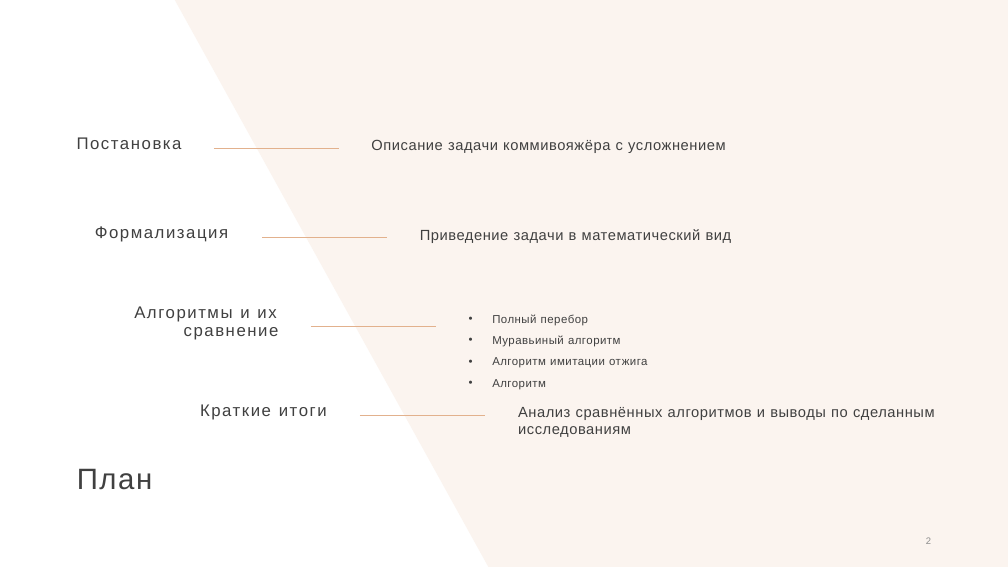
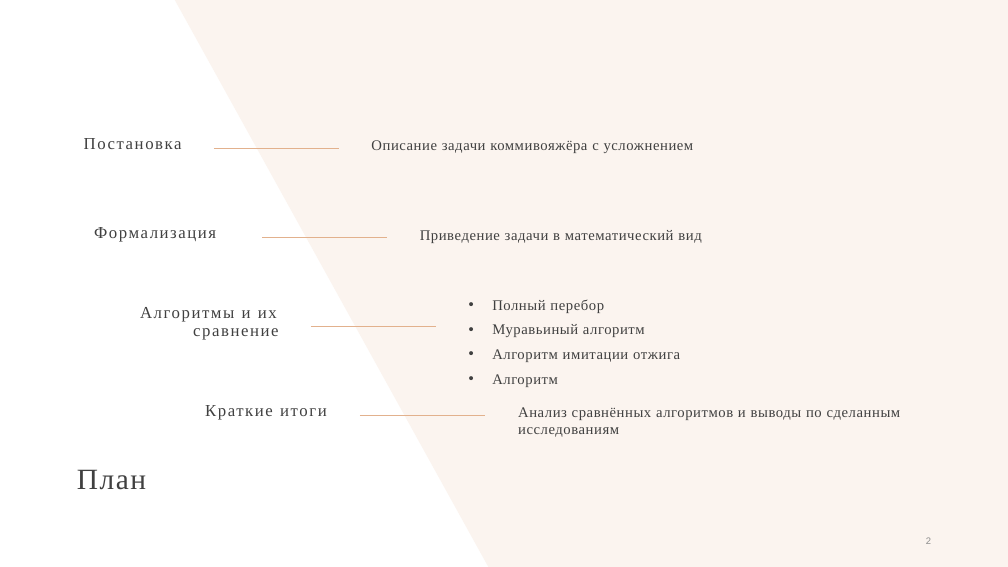
Before and after one commit to IMZolin/Opt-methods-coursework, a slide deck: slide 2 of Gvozdev_Zolin_Khlamkin.pptx. Drawn at 1008x567 pixels with LibreOffice and Linux fonts; fonts in the diff are those of the drawing. Boxes give left, top, right and bottom in pixels: in the first picture for what was removed or moved away, otherwise in the second. Text is boxed around its words. In the diff, an @@ line names an element or a change of style, - is before the commit and + after.

```diff
--- a/Gvozdev_Zolin_Khlamkin.pptx
+++ b/Gvozdev_Zolin_Khlamkin.pptx
@@ text "Полный перебор": place and size @@
-text "Полный перебор" at box(492, 314, 647, 390)
+text "Полный перебор" at box(492, 300, 680, 387)
@@ text "Полный перебор" at box(492, 300, 680, 387): size 10.8 to 14 pt, font Arial to Times New Roman @@
@@ font Arial to Times New Roman in 8 elements at box(77, 469, 146, 490), box(12, 123, 189, 165), box(205, 405, 327, 420), box(371, 140, 694, 153), box(518, 407, 901, 437), box(420, 230, 701, 243), box(59, 212, 224, 254), box(140, 307, 278, 340) @@
```
Also in this commit, not shown: 13 other slides changed, 1 other file.
